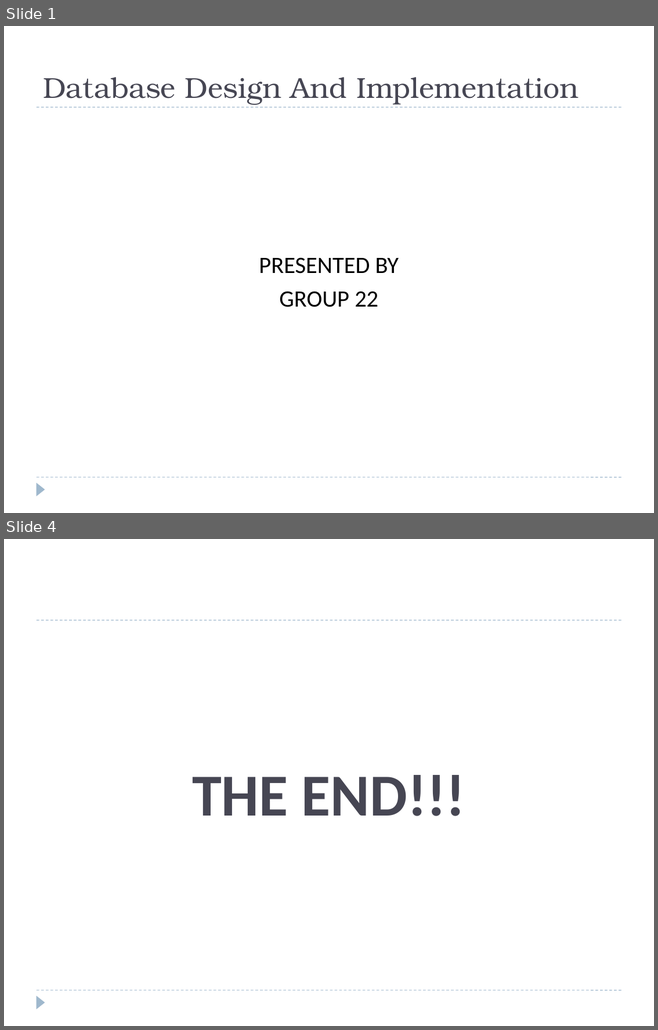
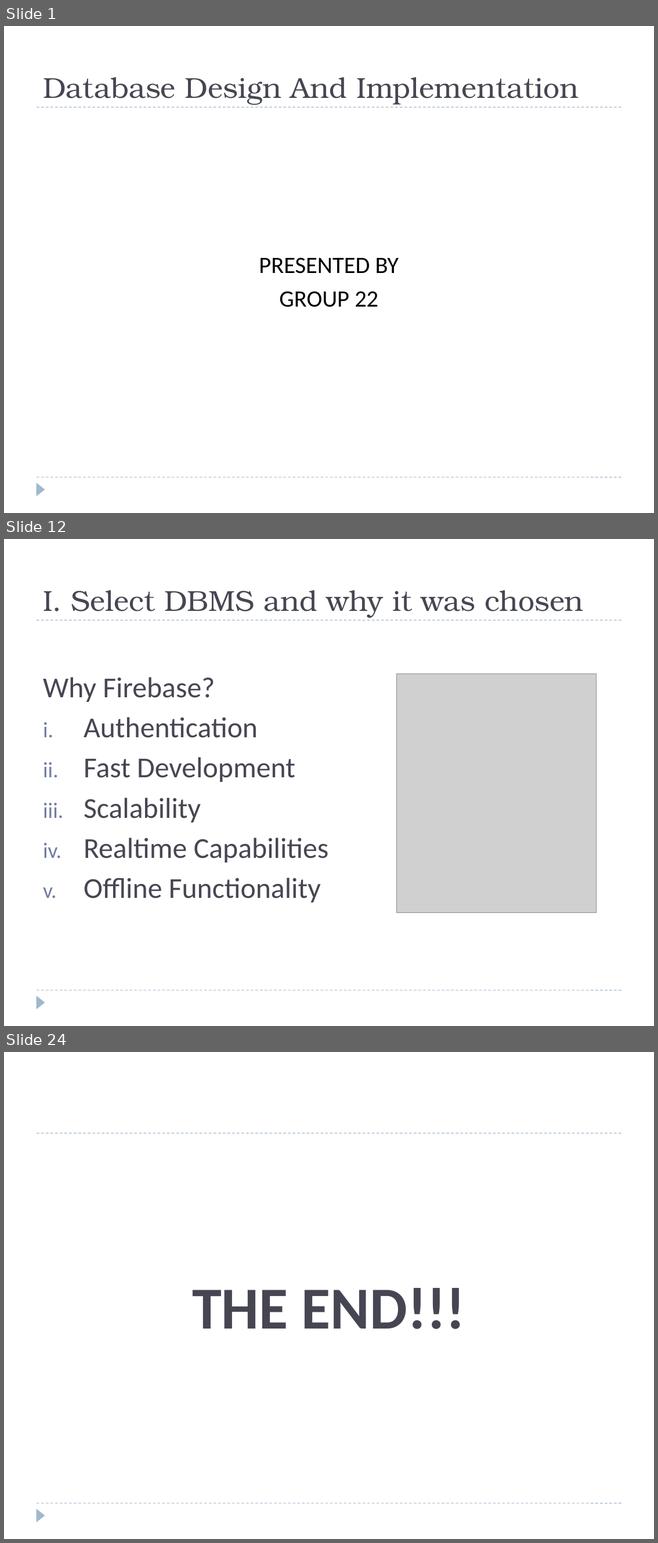
Before and after one commit to JIM440/CEF440-group-22, a slide deck: Task 6/Group_22.pptx. Shown one above the other, each under a label of ours: slides 1 and 4 before the commit, slides 1, 12 and 24 after it; the slides between them are not shown. The pictures are 658x1030 and 658x1543 pixels, drawn with LibreOffice and Linux fonts; fonts in the diff are those of the drawing; grey boxes stand for pictures. Boxes give left, top, right and bottom in pixels: in the first picture for what was removed or moved away, otherwise in the second. Text is boxed around its words. In the diff, an @@ line names an element or a change of style, - is before the commit and + after.

```diff
--- a/Task 6/Group_22.pptx
+++ b/Task 6/Group_22.pptx
@@ slide 12 added at [4, 539, 654, 1026], background #FFFFFF; not listed: 3 template elements that a slide beside it also shows @@
@@ title added at [43, 590, 583, 618], 32 pt, text #464653 @@
+I. Select DBMS and why it was chosen
@@ text added at [43, 677, 329, 903], 32 pt, text #464653 @@
+Why Firebase?
+i. Authentication
+ii. Fast Development
+iii. Scalability
+iv. Realtime Capabilities
+v. Offline Functionality
@@ picture added at [396, 674, 596, 913] @@
@@ what was slide 4 is now slide 24 @@
```
Also in this commit, not shown: 1 slide changed, 20 other slides added, 1 slide removed, 3 other files.
